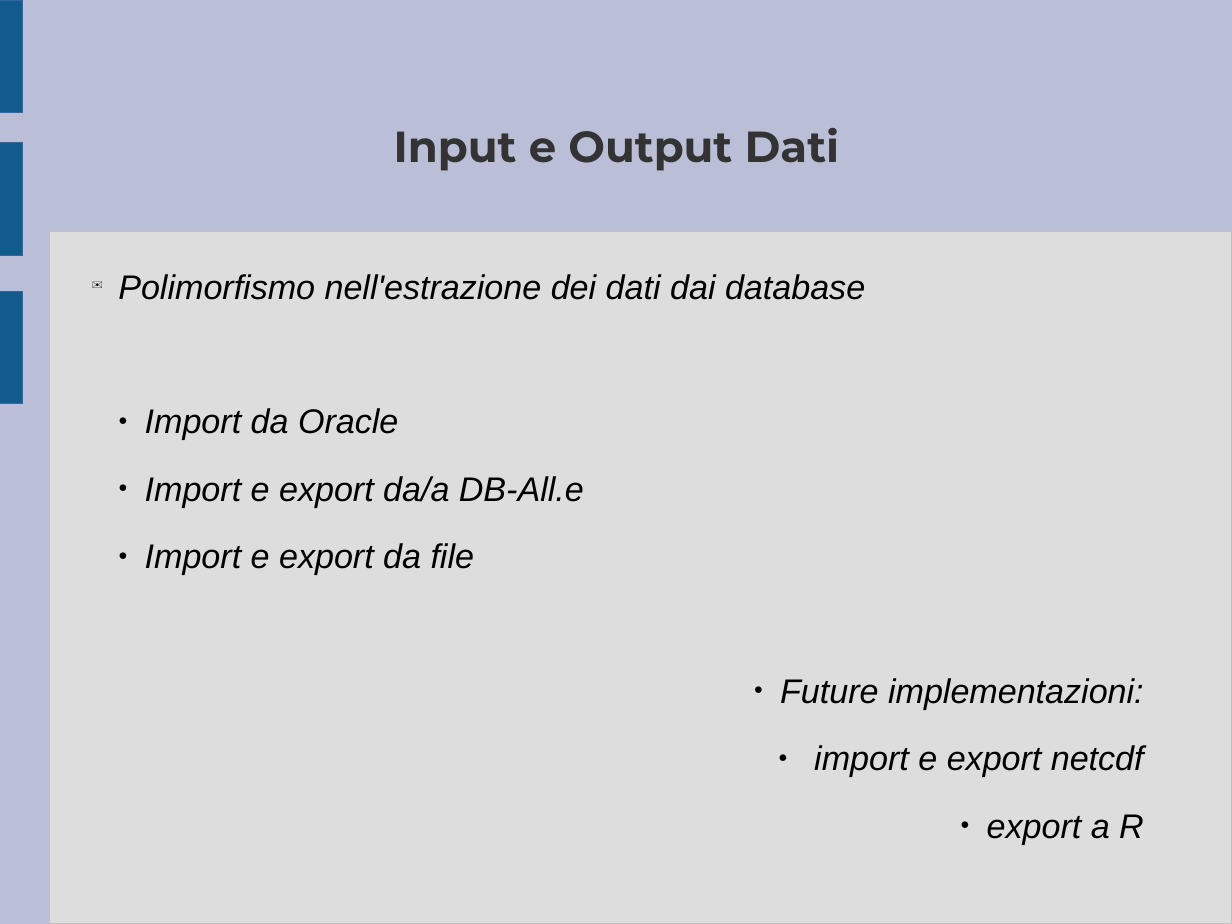
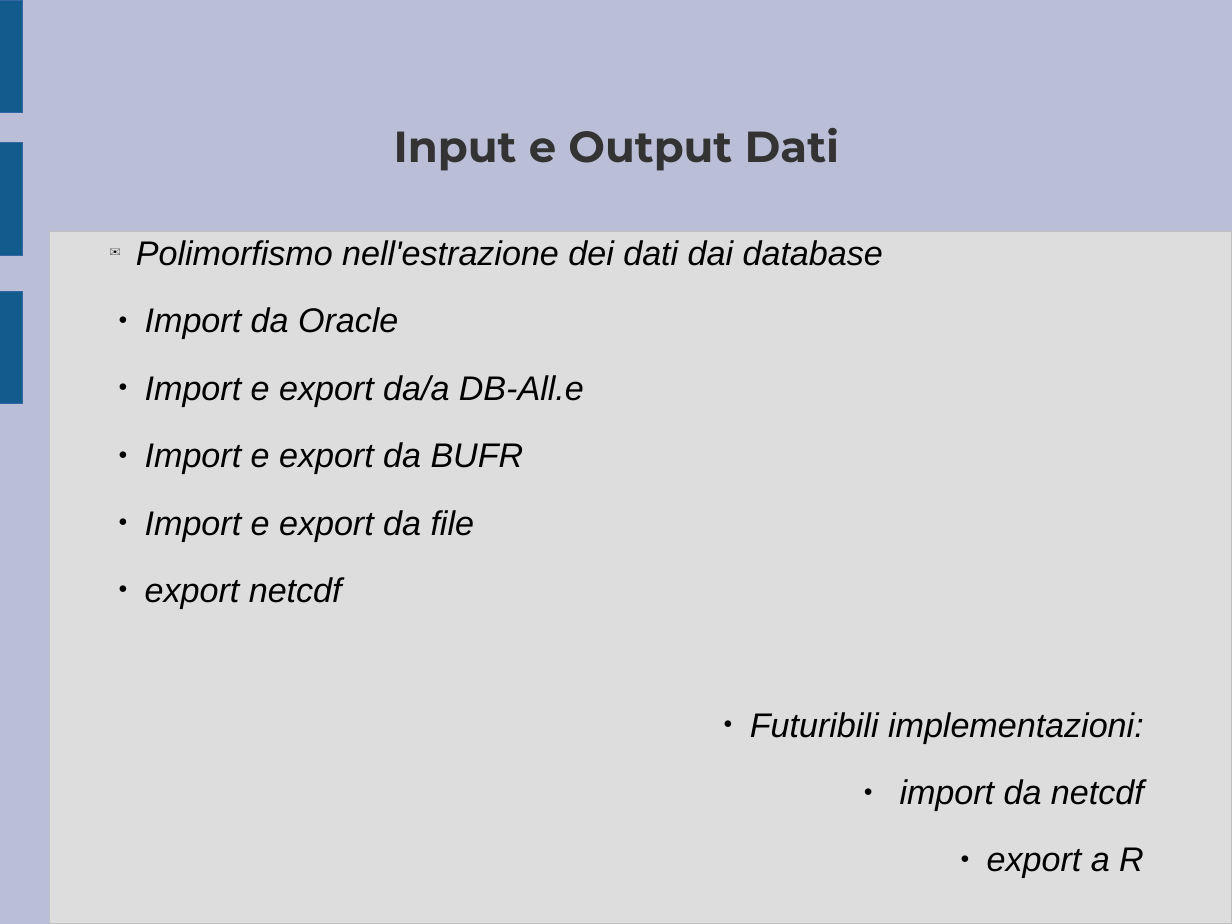
Before and after one commit to ARPA-SIMC/libsim, a slide deck: slide 7 of doc/breve_presentazione.odp (slide 9 before the commit). Drawn at 1232x924 pixels with LibreOffice and Linux fonts; fonts in the diff are those of the drawing. Boxes give left, top, right and bottom in pixels: in the first picture for what was removed or moved away, otherwise in the second. Text is boxed around its words. In the diff, an @@ line names an element or a change of style, - is before the commit and + after.

```diff
--- a/doc/breve_presentazione.odp
+++ b/doc/breve_presentazione.odp
@@ subtitle "Polimorfismo nell'estrazione dei dati dai ...": place and size @@
-subtitle "Polimorfismo nell'estrazione dei dati dai ..." at [118,274,1144,844]
+subtitle "Polimorfismo nell'estrazione dei dati dai ..." at [136,240,1144,878]
@@ subtitle at [136,240,883,266]: list level 1 to 2 in "Polimorfismo nell'estrazione dei dati dai ..." @@
@@ subtitle at [145,442,524,474]: paragraph added @@
+  ● Import e export da BUFR
@@ subtitle at [145,577,1144,811]: text changed @@
-  ● Future implementazioni:
-  ● import e export netcdf
+  ● export netcdf
+  ● Futuribili implementazioni:
+  ● import da netcdf
```
Also in this commit, not shown: 7 other slides changed, 12 slides added, 2 slides removed, 10 other files.
